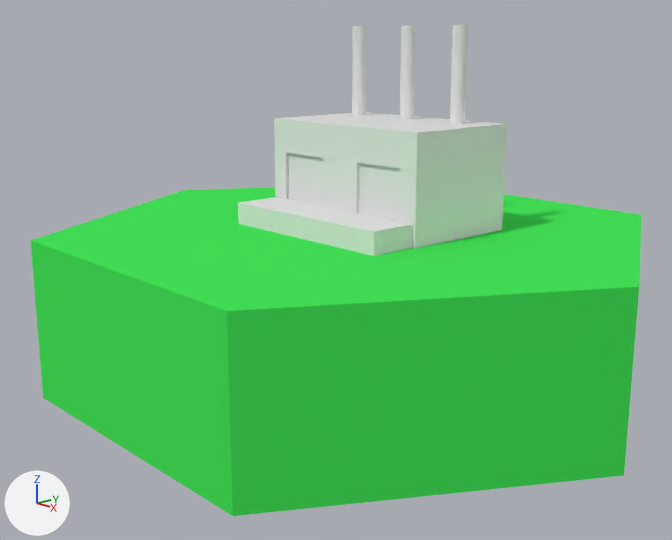
One commit to the Blender file Models/smallfactorytile.blend: the scene before it, then after it.
Camera for both pictures: a 50 mm lens placed at (14.9, -14.2, 4.83), pointed at (-0.06, -0.64, -0.18). The axes (+X, +Y, +Z) are drawn at lower left. The lights are the same throughout.

The older version as bpy lines, for what is in view:
```python
me_factory_small = bpy.data.meshes.new('factory small')
me_factory_small.from_pydata(...)  # 4353 vertices, 8702 faces; spans x -0.606..0.672, y -0.968..0.299, z -0.191..0.92
me_oceanblock = bpy.data.meshes.new('Oceanblock')
me_oceanblock.from_pydata(...)  # 17 vertices, 20 faces; spans x -1.94..2.06, y -0.35..0.65, z -1.65..1.86
me_oceanblock.materials.append(mat_material_001)  # green #45e759
ob_factory_small = bpy.data.objects.new('factory small', me_factory_small)
ob_factory_small.location = (0.05, 1.41, 4.07)
ob_factory_small.rotation_euler = (1.571, 0.0, 0.0)  # degrees (90, 0, 0)
ob_factory_small.scale = (3.5, 3.5, 3.5)
ob_oceanblock = bpy.data.objects.new('Oceanblock', me_oceanblock)
ob_oceanblock.location = (-0.2, 0.29, -1.53)
ob_oceanblock.rotation_euler = (1.571, 0.0, 6.304)  # degrees (90, 0, 1)
ob_oceanblock.scale = (3.5, 3.5, 3.5)
```
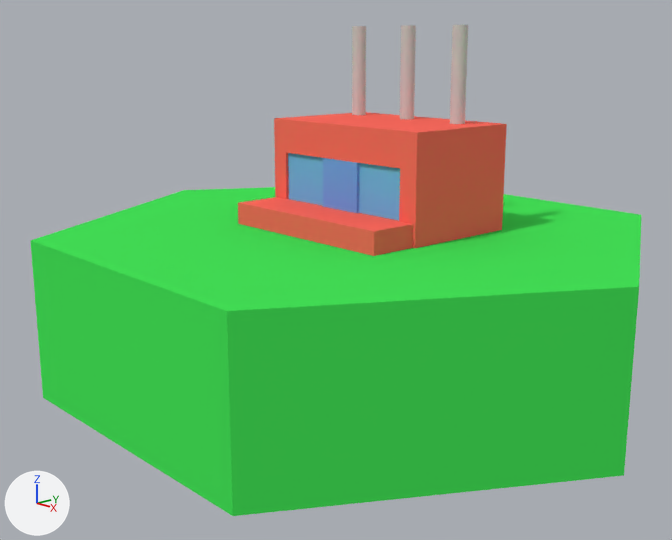
What differs and where, as boxes (x1, y1, x2, y2) in the pictures (672 x 540 px):
part 1 of me_factory_small, cut back: before (276, 25, 502, 132); after (286, 25, 488, 132)
part 2 of me_factory_small, recoloured: (238, 118, 507, 256) in both
part 3 of me_factory_small, recoloured (white to blue): (288, 153, 400, 220) in both
part 4 of me_factory_small, recoloured (white to blue): (323, 158, 359, 213) in both

What the commit changed:
Material 'Material.007' (mat_material_007) is new.
Its base color is (0.17, 0.344, 0.8) (blue #739ee7).
Material 'Material.004' (mat_material_004) is new.
Its base color is (0.638, 0.579, 0.562) (light grey #d1c8c6).
Material 'Material.003' (mat_material_003) is new.
Its base color is (1.0, 0.15, 0.114) (red #ff6c5f).
Material 'Material.006' (mat_material_006) is new.
Its base color is (0.0134, 0.0134, 0.0134) (black #1f1f1f).
Material 'Material.005' (mat_material_005) is new.
Its base color is (0.169, 0.461, 0.8) (blue #72b5e7).
me_factory_small is used by ob_factory_small; location (0.05, 1.41, 4.07); rotation (1.571, 0.0, 0.0), in degrees (90, 0, 0); scale (3.5, 3.5, 3.5).
me_factory_small had 4353 vertices, 8702 faces and spanned x -0.606..0.672, y -0.968..0.299, z -0.191..0.92.
me_factory_small now has 210 vertices, 416 faces and spans x -0.606..0.672, y -0.968..0.299, z -0.191..0.92.
me_factory_small part 1: 22 vertices moved within x -0.503..0.485, y -0.289..0.299, z -0.061..0.052; 4144 vertices removed from x -0.504..0.494, y -0.289..0.299, z -0.062..0.054; 1 vertex added at x -0.484, y -0.289, z 0.024.
me_factory_small part 2: 44 faces spanning x -0.606..0.672, y -0.968..-0.289, z -0.191..0.92 switch from no material to mat_material_003 (red #ff6c5f).
me_factory_small part 3: 4 faces spanning x -0.49..0.544, y -0.812..-0.504, z 0.589 switch from no material to mat_material_005 (blue #72b5e7).
me_factory_small part 4: 6 faces spanning x -0.123..0.185, y -0.812..-0.504, z 0.589..0.609 switch from no material to mat_material_007 (blue #739ee7).
me_factory_small now uses material mat_material_004 (light grey #d1c8c6).
me_factory_small now uses material mat_material_006 (black #1f1f1f).
